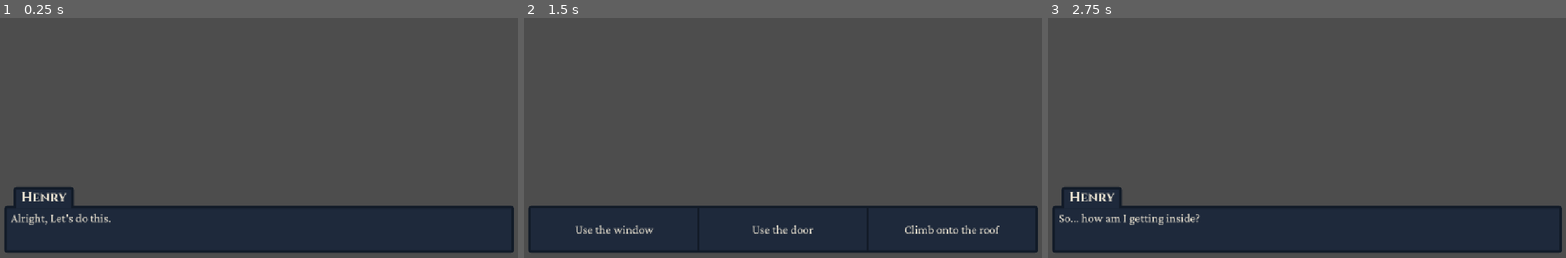
Above: before the commit, frames 1-3 (left to right).
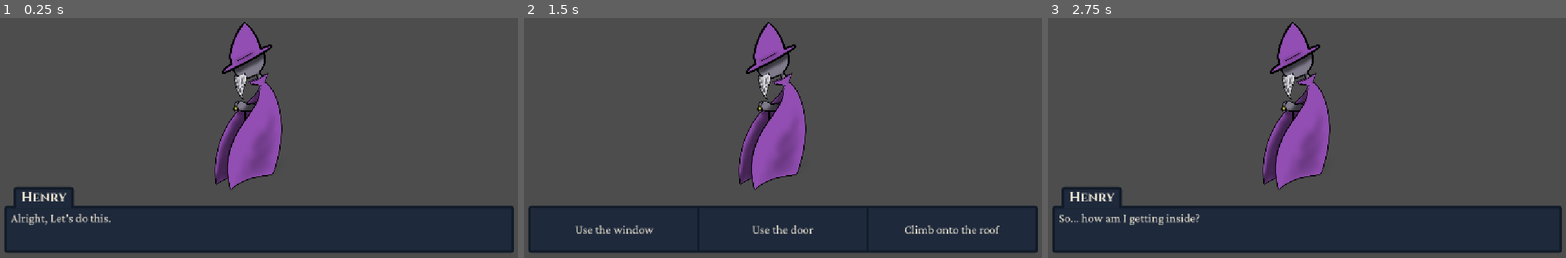
Above: after the commit, the same moments.

Repository: Juicy-J02/CYOA
Game: Godot game, scene res://Scenes/Main.tscn
The game is run twice, just before and just after one commit, with the same random seed, the same clock (stepped at 60 frames per second) and the same inputs.
Inputs (mouse positions are in pixels of both pictures, inside the frame that each line leads up to):
- Up to frame 1 (0.25 s): no input
- Up to frame 2 (1.5 s): tap Enter at 0.5 s; move the mouse to (902, 94) at 0.52 s; click (902, 94) at 0.67 s; tap Space at 1.25 s; move the mouse to (674, 123) at 1.27 s; click (674, 123) at 1.42 s
- Up to frame 3 (2.75 s): click "Use the window" at 2 s

The runs differ from the first frame. In frame 1, 5.2% of the frame differs, in the area x 41-55%, y 1-72%; in frame 2, 5.2%; in frame 3, 5.2%.

Commit message:
added narrator image

Diff:
--- a/Scenes/Main.tscn
+++ b/Scenes/Main.tscn
@@ -2,11 +2,17 @@
 
 [ext_resource type="Script" uid="uid://c814w2ng3lnue" path="res://Scripts/main.gd" id="1_rgh2o"]
 [ext_resource type="Script" uid="uid://bkdmx26wcdwo0" path="res://Scripts/ui.gd" id="2_kln2b"]
+[ext_resource type="Texture2D" uid="uid://blt8cno6dcdka" path="res://Characters/narrator.png" id="2_rgh2o"]
 
 [node name="Main" type="Node" unique_id=144984912]
 script = ExtResource("1_rgh2o")
 
 [node name="World" type="Node2D" parent="." unique_id=2079954554]
+
+[node name="Narrator" type="Sprite2D" parent="World" unique_id=2009096635]
+position = Vector2(574, 360)
+scale = Vector2(0.3979167, 0.3979167)
+texture = ExtResource("2_rgh2o")
 
 [node name="UI" type="CanvasLayer" parent="." unique_id=557614795]
 script = ExtResource("2_kln2b")
Binary file added: Characters/narrator.png
Not shown, added: Characters/narrator.png.import
Binary file added: Scripts/narrator.png
Not shown, added: Scripts/narrator.png.import
